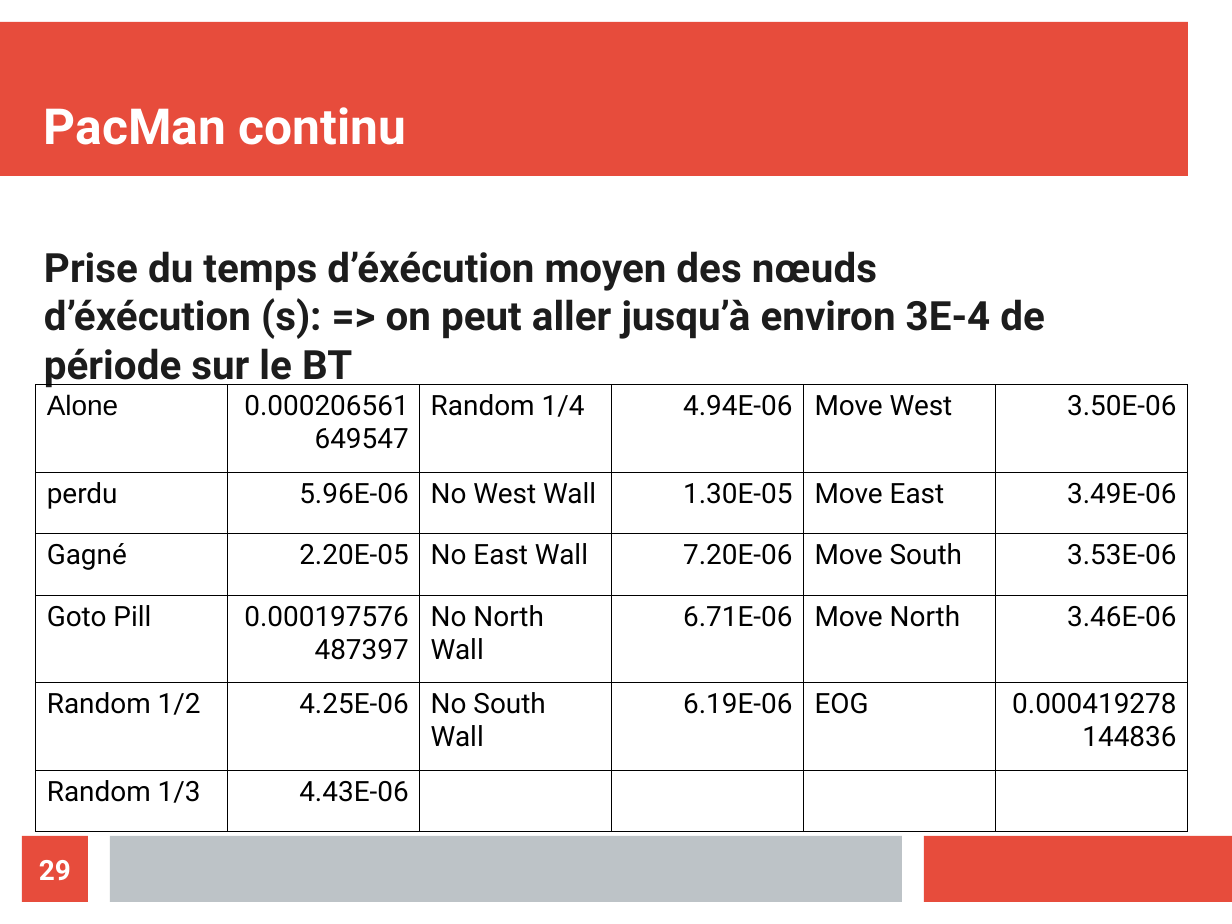
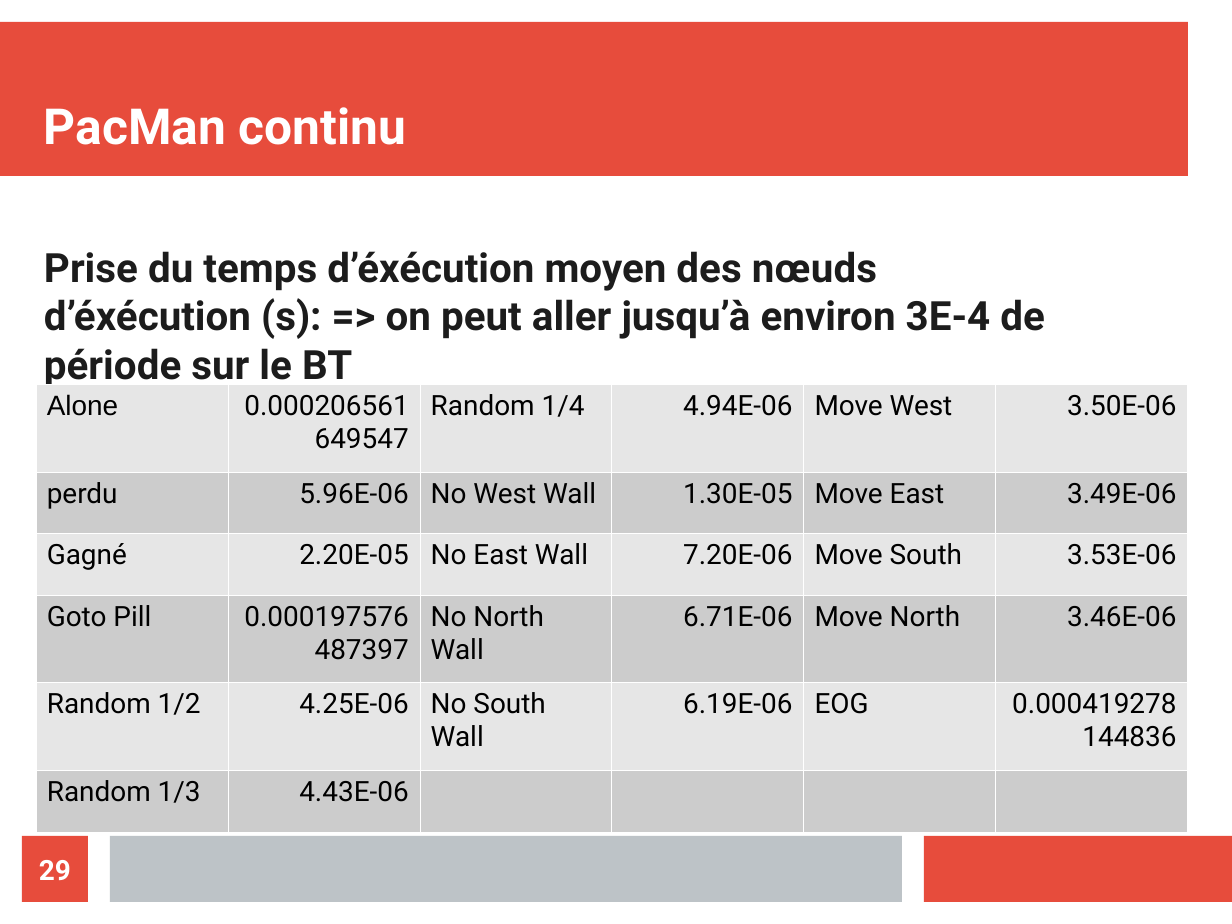
Before and after one commit to ValentinLebouvier/TAL2019, a slide deck: slide 29 of Comptes Rendus/CR.odp. Drawn at 1232x924 pixels with LibreOffice and Linux fonts; fonts in the diff are those of the drawing. Boxes give left, top, right and bottom in pixels: in the first picture for what was removed or moved away, otherwise in the second. Text is boxed around its words. In the diff, an @@ line names an element or a change of style, - is before the commit and + after.

```diff
--- a/Comptes Rendus/CR.odp
+++ b/Comptes Rendus/CR.odp
@@ table at (36,385,1190,832) @@
@@ fill none to #E6E6E6 in 18 cells @@
@@ fill none to #CCCCCC in 14 cells @@
@@ borders changed @@
```
Also in this commit, not shown: 2 other slides changed, 2 slides added, 9 other files.
